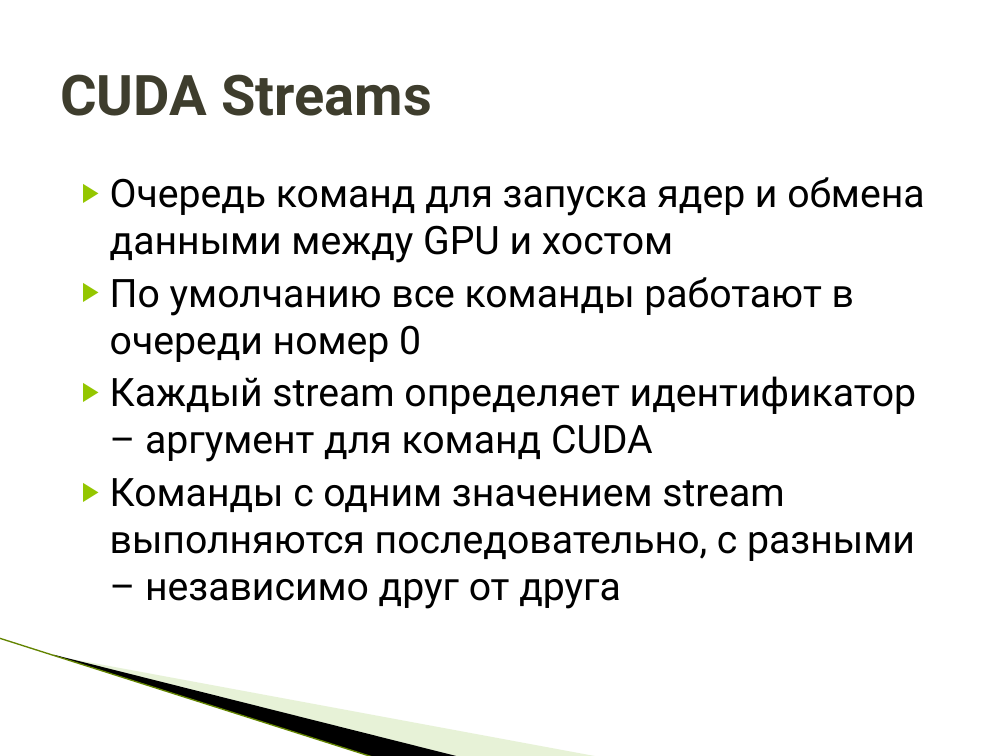
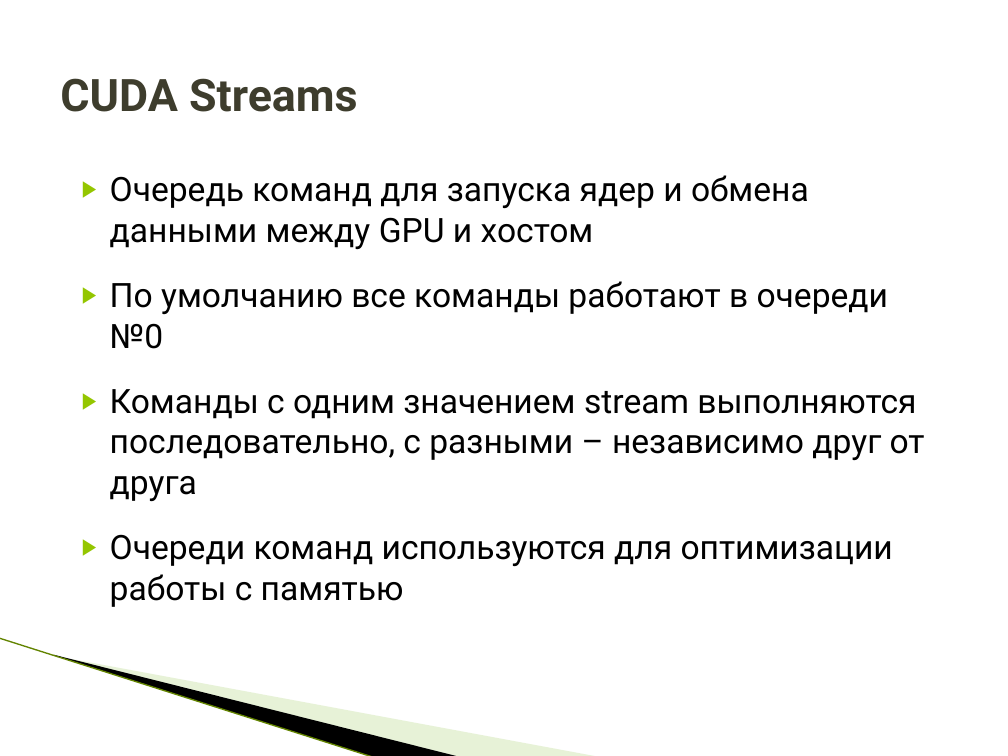
Before and after one commit to HPC-lab-ITIS/CUDA, a slide deck: slide 23 of materials/lec_1/lec_1.pptx (slide 30 before the commit). Drawn at 1008x756 pixels with LibreOffice and Linux fonts; fonts in the diff are those of the drawing; background and template pictures are left out. Boxes give left, top, right and bottom in pixels: in the first picture for what was removed or moved away, otherwise in the second. Text is boxed around its words. In the diff, an @@ line names an element or a change of style, - is before the commit and + after.

```diff
--- a/materials/lec_1/lec_1.pptx
+++ b/materials/lec_1/lec_1.pptx
@@ title "CUDA Streams" at box(60, 78, 358, 112): size 40 to 32 pt @@
@@ text at box(110, 175, 925, 501): size 28 to 24 pt in "Очередь команд для запуска ядер и обмена ...", "Команды с одним значением stream выполняются последовательно ..."; more space between paragraphs @@
@@ text at box(110, 281, 889, 349): text changed; size 28 to 24 pt @@
-▶ По умолчанию все команды работают в очереди номер 0
-▶ Каждый stream определяет идентификатор – аргумент для команд CUDA
+▶ По умолчанию все команды работают в очереди №0
@@ text at box(110, 534, 893, 607): paragraph added @@
+▶ Очереди команд используются для оптимизации работы с памятью
```
Also in this commit, not shown: 24 other slides changed, 10 slides removed, 3 other files.
